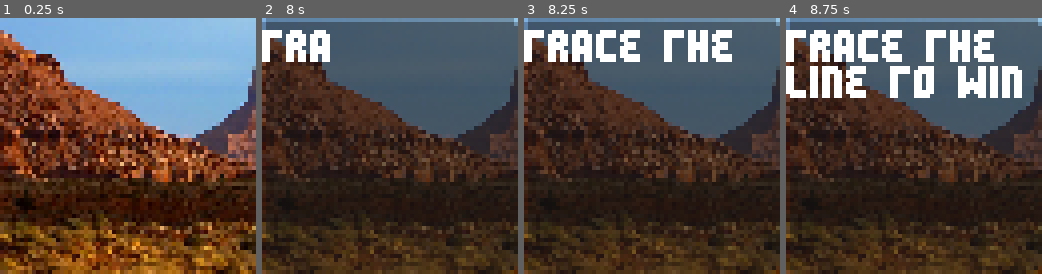
Above: before the commit, frames 1-4 (left to right).
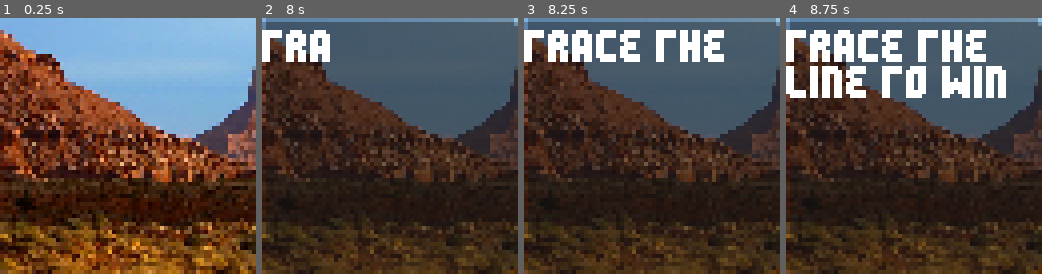
Above: after the commit, the same moments.

Repository: SnekOfSpice/lowrezjam-2025-2
Game: Godot game, scene res://main_menu.tscn
Same seed, same stepped clock (60 frames per second), same inputs: the game is played once before the commit and once after it.
Inputs (mouse positions are in pixels of both pictures, inside the frame that each line leads up to):
- Up to frame 1 (0.25 s): no input
- Up to frame 2 (8 s): tap Enter at 0.5, 2, 4.25 s; move the mouse to (446, 133) at 0.52 s; tap Space at 1.25, 3.5, 5 s; move the mouse to (338, 158) at 1.27 s; move the mouse to (415, 89) at 2.02 s; move the mouse to (377, 197) at 2.77 s; move the mouse to (466, 184) at 3.52 s; move the mouse to (313, 107) at 4.27 s; move the mouse to (402, 146) at 5.02 s; move the mouse to (351, 82) at 5.77 s; move the mouse to (446, 133) at 6.52 s; move the mouse to (338, 158) at 7.27 s
- Up to frame 3 (8.25 s): move the mouse to (677, 89) at 8.02 s
- Up to frame 4 (8.75 s): no input

Frames 1-2 are identical in both runs. In frame 3, 2.3% of the frame differs, in the area x 51-82%, y 4-18%; in frame 4, 6.3%, in the area x 37-93%, y 4-32%.

Commit message:
final export thingy

Diff:
--- a/game/autoload/sound.gd
+++ b/game/autoload/sound.gd
@@ -17,8 +17,11 @@
 	$Noise.set_volume_linear(ratio)
 
 func set_muted(muted:bool):
-	var music_bus_index := AudioServer.get_bus_index("Music")
-	AudioServer.set_bus_volume_linear(music_bus_index, 0 if muted else 1)
+	$BGMNoFX.set_volume_linear(0 if muted else 1)
+	$BGMFX.set_volume_linear(0)
+	$Noise.set_volume_linear(0)
+	#var music_bus_index := AudioServer.get_bus_index("Music")
+	#AudioServer.set_bus_volume_linear(music_bus_index, 0 if muted else 1)
 
 func play_sfx(file_name:String):
 	var path := str("res://game/sound/sfx/", file_name, ".ogg")
--- a/main.gd
+++ b/main.gd
@@ -122,6 +122,7 @@
 
 		if GameMode.mode == GameMode.Mode.TimeAttack:
 			time_left -= delta
+			time_left = max(time_left, 0)
 			if time_left <= 0:
 				time_attack_death()
 			%TimeAttackLabel.text = "%0.2f" % time_left
@@ -157,12 +158,12 @@
 
 	notify(
 		[
-		"you never should've returned",
+		"you never should have returned",
 		str(accuracies.size()),
 		"Avg Accuracy",
-		get_average_accuracy(),
+		str(get_average_accuracy()),
 		"avg time",
-		get_average_time(),
+		str(get_average_time()),
 		], 3, go_to_main_menu
 	)
 
@@ -222,7 +223,7 @@
 	var overdraw : float = float(overdrawn_pixels.size()) / float(goal_pixels.size())
 
 	var accuracy := clampf(base - max(missed, overdraw) / 3, 0, 1)
-	accuracies.append(accuracies)
+	accuracies.append(accuracy)
 	time_taken.append(level_time)
 
 	# only relevant for time attack
--- a/main_menu.gd
+++ b/main_menu.gd
@@ -2,9 +2,6 @@
 
 func _ready() -> void:
 	# order matters
-	Sound.set_noise(0)
-	Sound.set_fx_ratio(0)
-	Sound.set_muted(false)
 	if GameMode.highest_unlocked_level == 0:
 		call_deferred("start_story_mode")
 
@@ -12,6 +9,9 @@
 	var number : int = randi_range(0, GameMode.highest_unlocked_level)
 	var level_name : String = GameMode.LEVELS[number]
 	$Background.texture = load("res://game/levels/%s/background.png" % level_name)
+	Sound.set_noise(0)
+	Sound.set_fx_ratio(0)
+	Sound.set_muted(false)
 
 func start_story_mode():
 	GameMode.initialize_mode(GameMode.Mode.Story)
--- a/main_menu.tscn
+++ b/main_menu.tscn
@@ -41,7 +41,7 @@
 theme_override_constants/line_spacing = -3
 theme_override_fonts/font = SubResource("FontVariation_glbon")
 text = "Illa
-quae
+quea
 tion"
 horizontal_alignment = 1
 
--- a/project.godot
+++ b/project.godot
@@ -10,7 +10,7 @@
 
 [application]
 
-config/name="Illaquaetion"
+config/name="Illaqueation"
 run/main_scene="uid://ch0qvj87mb78g"
 config/features=PackedStringArray("4.4", "GL Compatibility")
 config/icon="uid://c5a42skbv8ipl"
Not shown, changed: export_presets.cfg
Binary file changed: game/visuals/font/Maths.ttf
Binary file changed: game/visuals/font/ciceronesans.ttf
